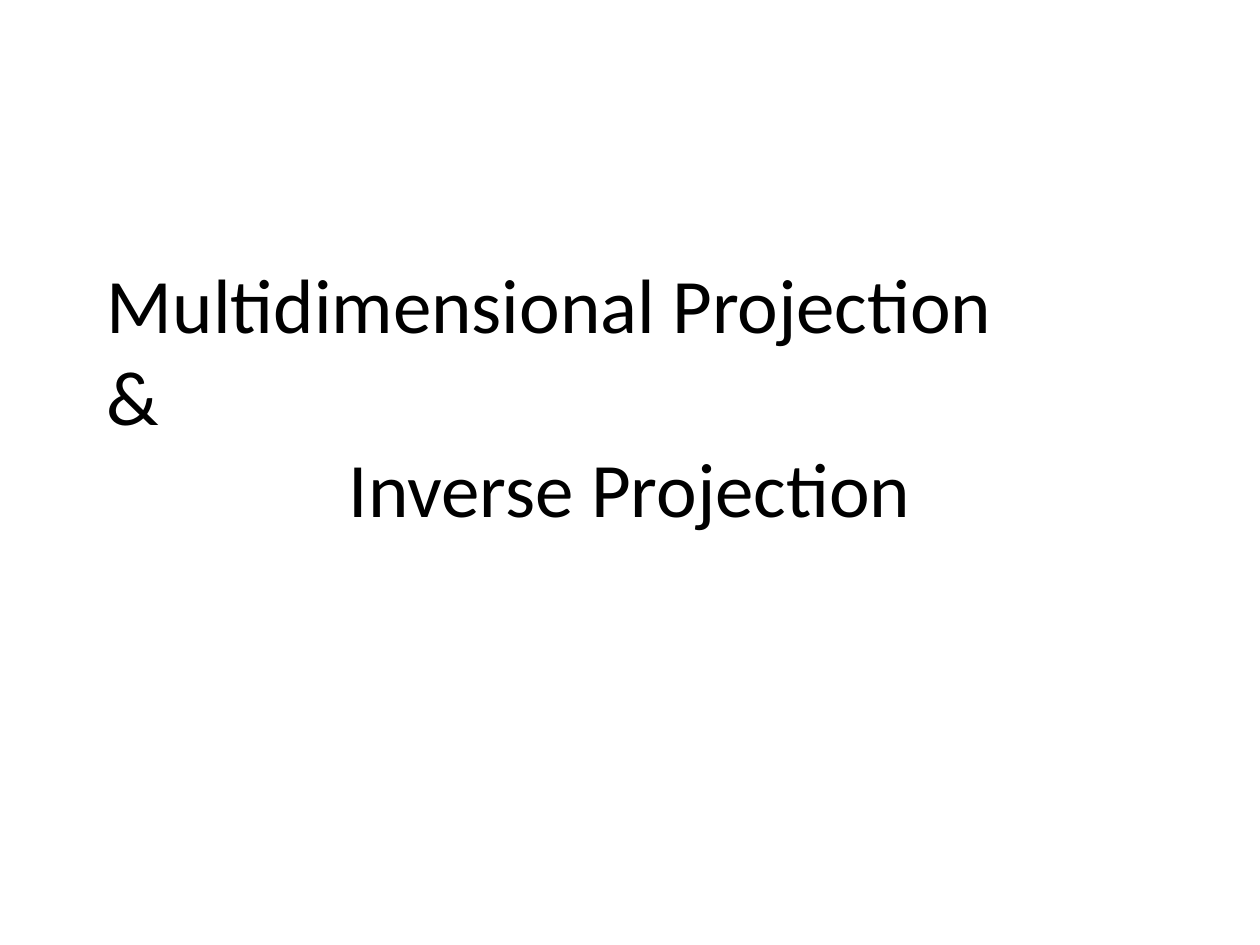
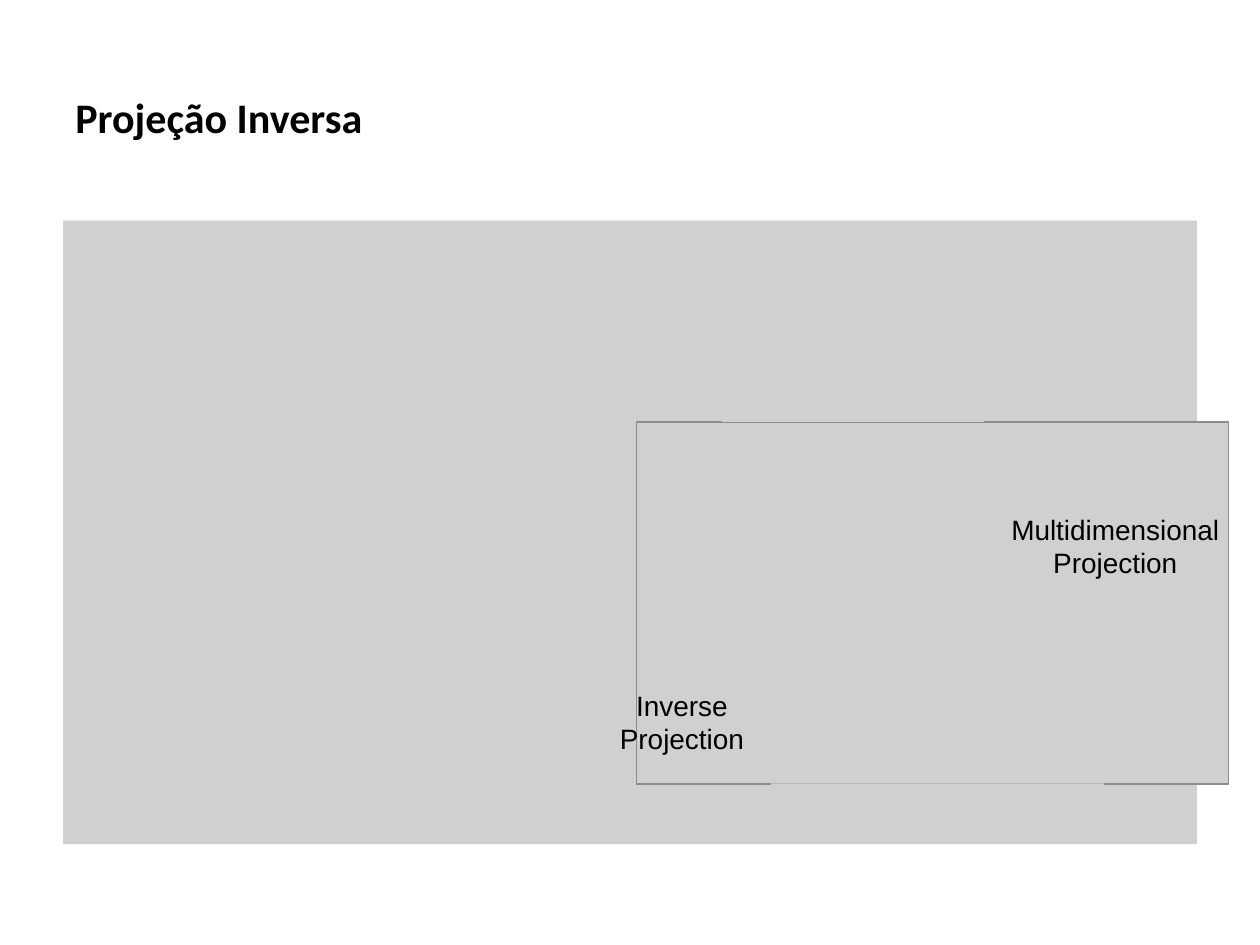
Before and after one commit to lquatrin/inf2031, a slide deck: slide 10 of pres.pptx [Repaired].pptx (slide 1 before the commit). Drawn at 1260x945 pixels with LibreOffice and Linux fonts; fonts in the diff are those of the drawing; grey boxes stand for pictures. Boxes give left, top, right and bottom in pixels: in the first picture for what was removed or moved away, otherwise in the second. Text is boxed around its words. In the diff, an @@ line names an element or a change of style, - is before the commit and + after.

Commit message:
apresentação

```diff
--- a/pres.pptx [Repaired].pptx
+++ b/pres.pptx [Repaired].pptx
@@ text added at (x1=75, y1=103, x2=363, y2=140), 24 pt, text #000000, bold @@
+Projeção Inversa
@@ picture added at (x1=63, y1=220, x2=1197, y2=844) @@
@@ picture added at (x1=722, y1=341, x2=984, y2=422) @@
@@ picture added at (x1=636, y1=422, x2=1228, y2=784) @@
@@ text "Multidimensional" at (x1=1011, y1=519, x2=1219, y2=578): vertical alignment middle to top @@
@@ text at (x1=1011, y1=519, x2=1219, y2=578): text changed; size 44 to 16 pt; font Calibri to Arial @@
-Multidimensional Projection
-&
-Inverse Projection
+Multidimensional
+Projection
@@ text added at (x1=620, y1=694, x2=744, y2=754), 16 pt, text #000000 @@
+Inverse Projection
@@ picture added at (x1=771, y1=784, x2=1105, y2=830) @@
```
Also in this commit, not shown: 3 other slides changed, 26 slides added, 3 slides removed, 4 other files.
